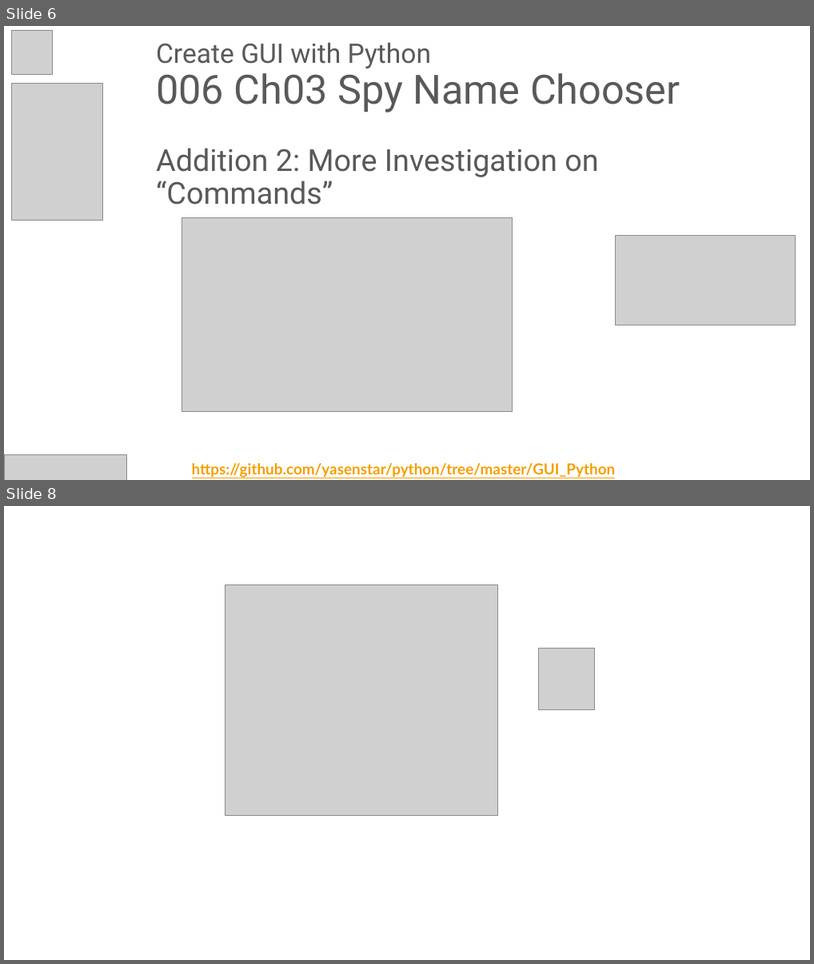
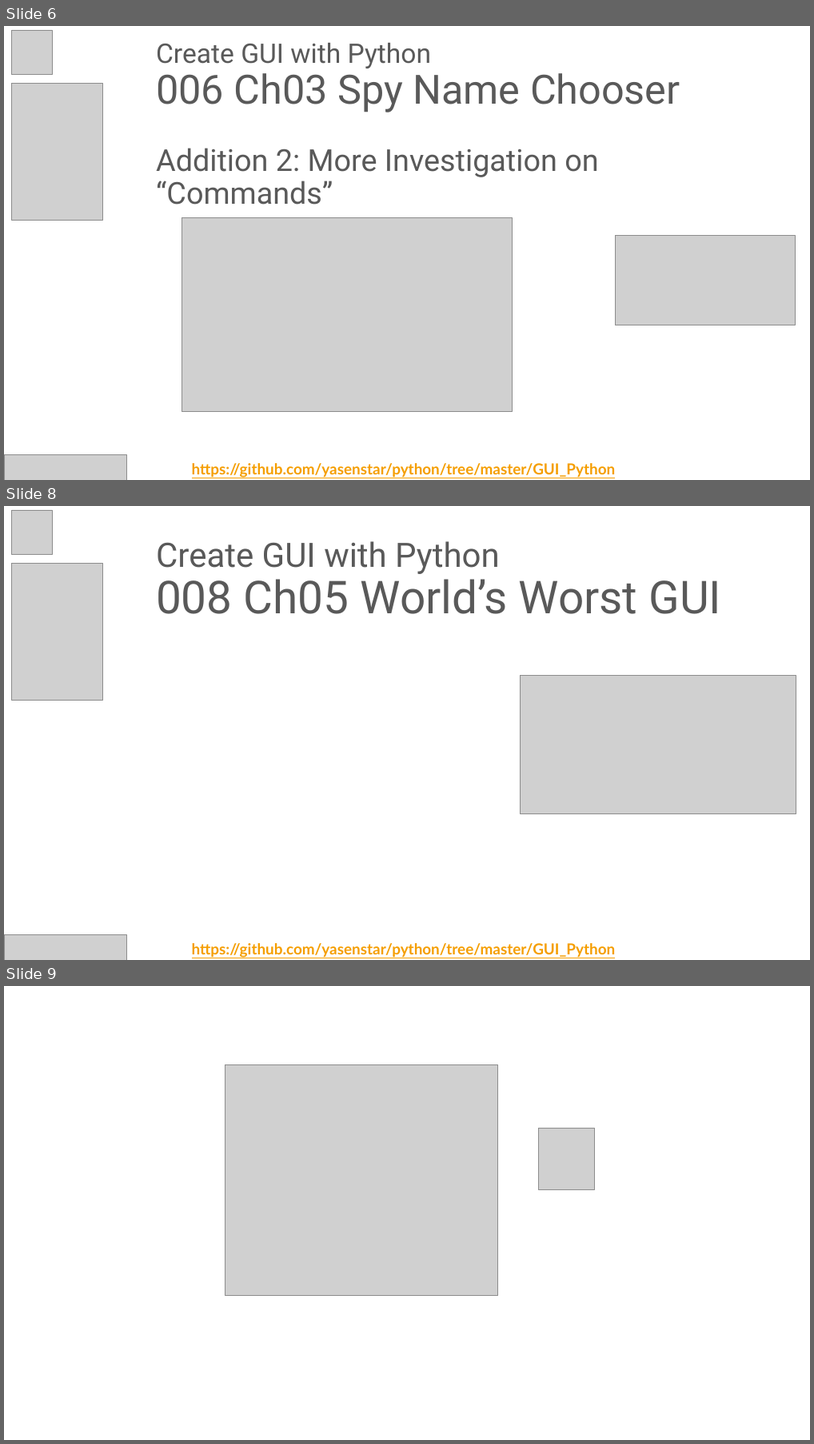
Before and after one commit to yasenstar/python, a slide deck: GUI_Python/Create_GUI_with_Python.pptx. Shown one above the other, each under a label of ours: slides 6 and 8 before the commit, slides 6, 8 and 9 after it; the slides between them are not shown. The pictures are 814x964 and 814x1444 pixels, drawn with LibreOffice and Linux fonts; fonts in the diff are those of the drawing; grey boxes stand for pictures; background and template pictures are left out. Boxes give left, top, right and bottom in pixels: in the first picture for what was removed or moved away, otherwise in the second. Text is boxed around its words. In the diff, an @@ line names an element or a change of style, - is before the commit and + after.

```diff
--- a/GUI_Python/Create_GUI_with_Python.pptx
+++ b/GUI_Python/Create_GUI_with_Python.pptx
@@ slide 8 added at bbox=[4, 506, 810, 960], background picture (left out) @@
@@ picture added at bbox=[12, 510, 52, 554] @@
@@ title added at bbox=[156, 541, 722, 614], 54 pt, text #595959 @@
+Create GUI with Python
+008 Ch05 World’s Worst GUI
@@ picture added at bbox=[12, 563, 102, 700] @@
@@ picture added at bbox=[521, 675, 796, 812] @@
@@ picture added at bbox=[4, 934, 127, 960] @@
@@ text added at bbox=[192, 943, 616, 957], 18 pt, text #F59E00, bold, underline @@
+https://github.com/yasenstar/python/tree/master/GUI_Python
@@ what was slide 8 is now slide 9 @@
```
Also in this commit, not shown: 1 slide changed, 13 other files.
